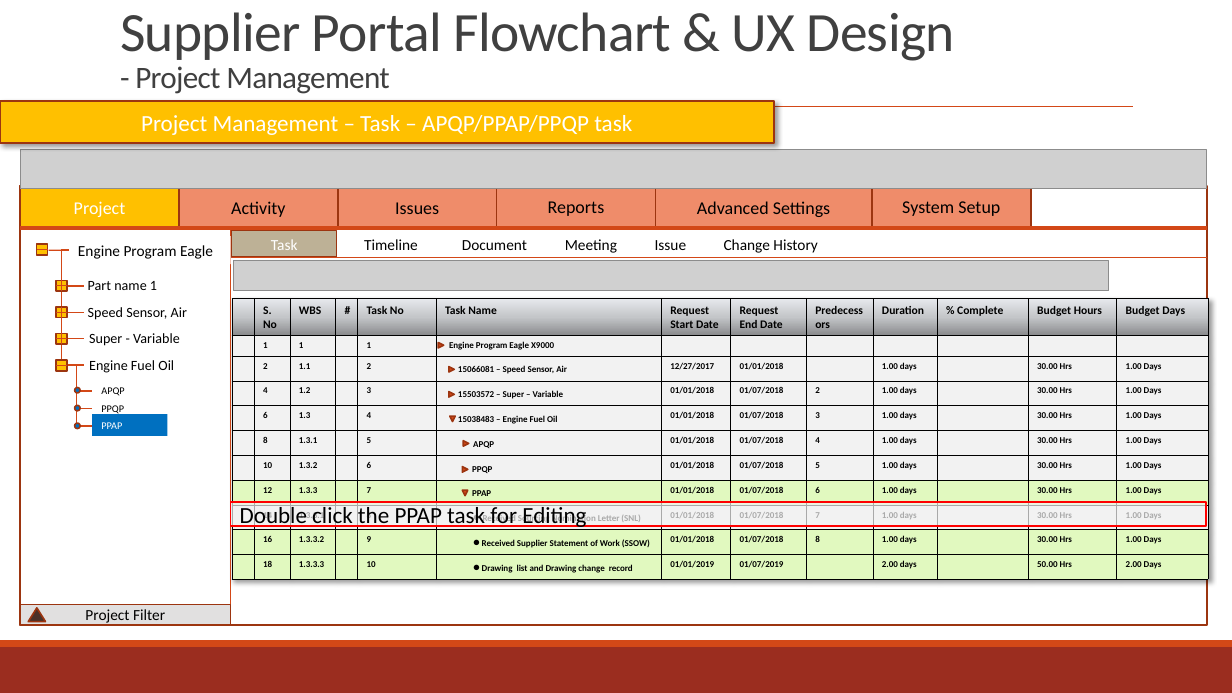
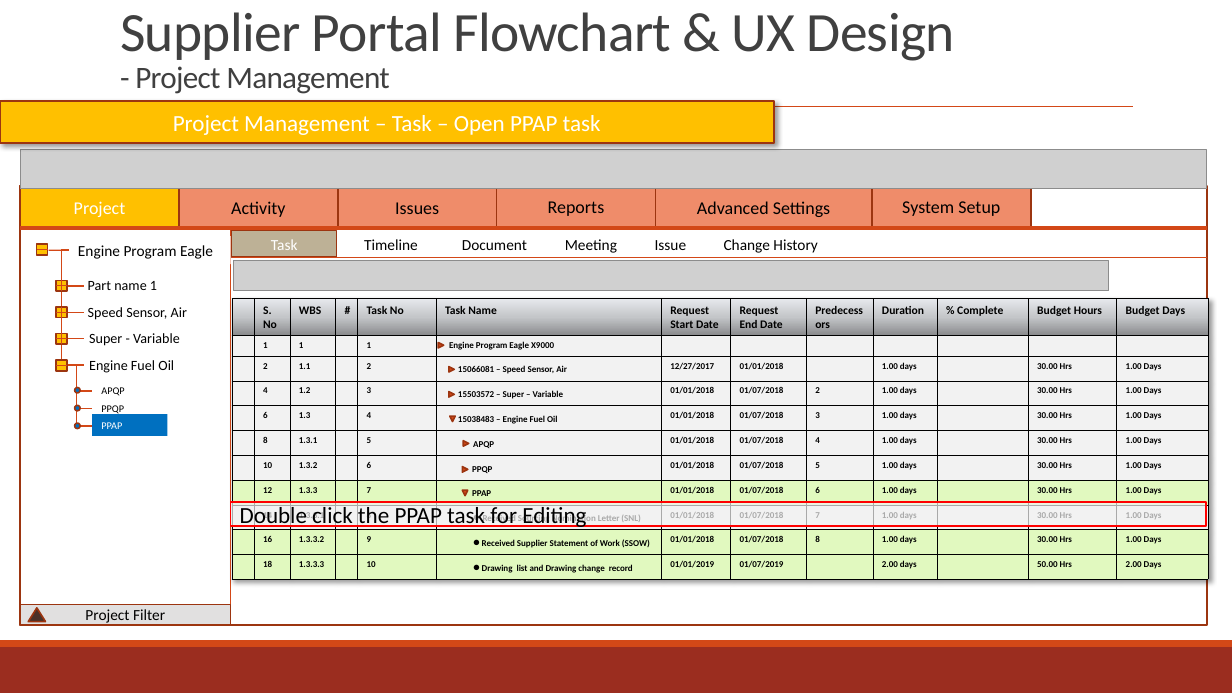
Before and after one commit to zyw9963/YFVE-supplier-portal, a slide deck: slide 121 of projects/YanFeng/02 System Design/User Stories/Flowcharts/Supplier FlowCharts & UX.pptx (slide 120 before the commit). Drawn at 1232x693 pixels with LibreOffice and Linux fonts; fonts in the diff are those of the drawing; grey boxes stand for pictures. Boxes give left, top, right and bottom in pixels: in the first picture for what was removed or moved away, otherwise in the second. Text is boxed around its words. In the diff, an @@ line names an element or a change of style, - is before the commit and + after.

```diff
--- a/projects/YanFeng/02 System Design/User Stories/Flowcharts/Supplier FlowCharts & UX.pptx
+++ b/projects/YanFeng/02 System Design/User Stories/Flowcharts/Supplier FlowCharts & UX.pptx
@@ text in rectangle at (x1=173, y1=115, x2=601, y2=135): text changed @@
-Project Management – Task – APQP/PPAP/PPQP task
+Project Management – Task – Open PPAP task
```
Also in this commit, not shown: 15 other slides changed, 3 slides added, 1 slide removed, 3 other files.
